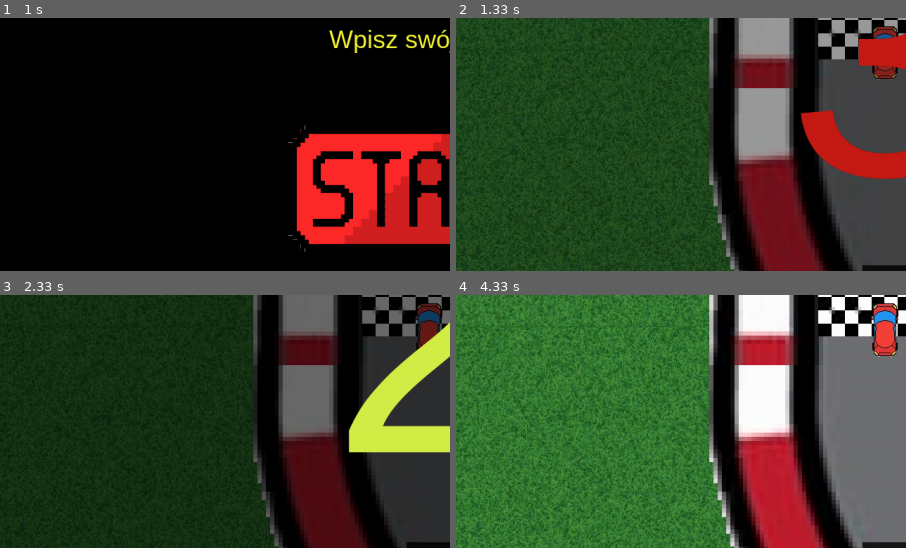
Above: before the commit, frames 1-4 (two rows, left to right).
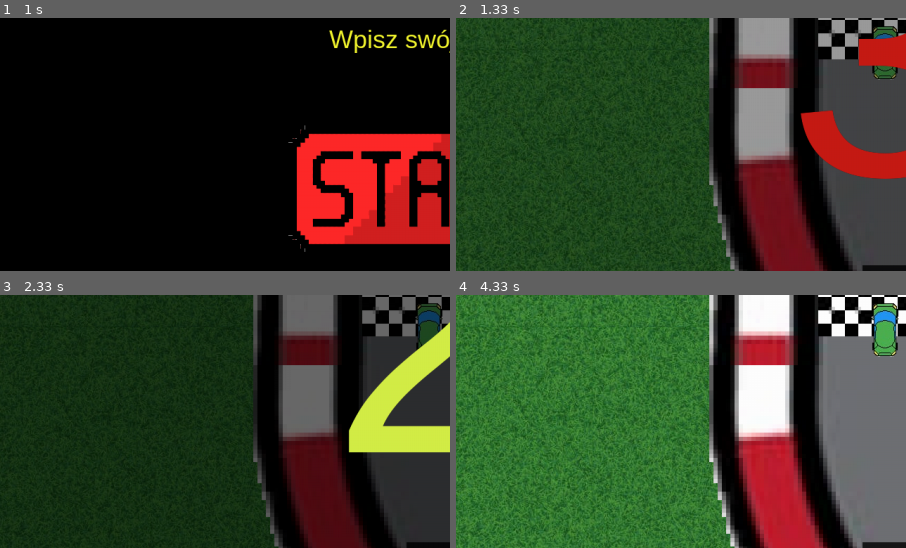
Above: after the commit, the same moments.

Repository: PiotrFurtak/Motorola
Game: pygame game, started from Main.py
The game is run twice, just before and just after one commit, with the same random seed, the same clock (stepped at 60 frames per second) and the same inputs.
Inputs (mouse positions are % of the whole screen's width and height, from its top left):
- Up to frame 1 (1 s): tap Space at 0.33 s; click (19, 83) at 0.72 s
- Up to frame 2 (1.33 s): click (50, 77) at 1.05 s
- Up to frame 3 (2.33 s): no input
- Up to frame 4 (4.33 s): no input
The pictures show only the part of the screen within x 2-52%, y 43-93%; the shares and areas given below are measured in that part.

Frame 1 is identical in both runs. In frame 2, 0.4% of the frame differs, in the area x 92-98%, y 3-25%; in frame 3, 0.4%; in frame 4, 0.8%, in the area x 92-99%, y 3-25%.

Commit message:
3 level i zielone auto

Diff:
--- a/Game.py
+++ b/Game.py
@@ -42,7 +42,7 @@
 
         self.buffered.blit(pygame.transform.scale_by(start_finish_img,4.7),(-2455+4000,815+4000)) # Rysujemy start/metę
 
-        self.player = Car(self.window,self.track,(-2360,900),pygame.image.load("imgs/red-car.png"),(38,19),90,0)
+        self.player = Car(self.window,self.track,(-2360,900),pygame.image.load("imgs/green-car.png"),(38,19),90,0)
         ai_amount = 4
         self.enemies = tuple([ai(self.window,self.track,(-2360+91.2*(1+i),900),pygame.image.load("imgs/red-car.png"),(38,19),90,i+1,self.player) for i in range(ai_amount)])
         self.enemies[3].set_position(self.enemies[2].coords) # Ustawiamy pozycję Bota4 na pozycję Bota3
--- /dev/null
+++ b/levels/level-3.txt
@@ -0,0 +1,14 @@
+forward,-2220,560,SN,1
+turn,-2220,-220,SE,2
+forward,-1440,-220,WE,3
+turn,-660,-220,WN,4
+forward,-660,-1000,SN,5
+turn,-660,-1780,SE,6
+turn,120,-1780,WS,7
+forward,120,-1000,NS,8
+forward,120,-220,NS,9
+forward,120,560,NS,10
+turn,120,1340,NW,11
+forward,-660,1340,EW,12
+forward,-1440,1340,EW,13
+turn,-2220,1340,EN,14
Binary file added: green-car.png
